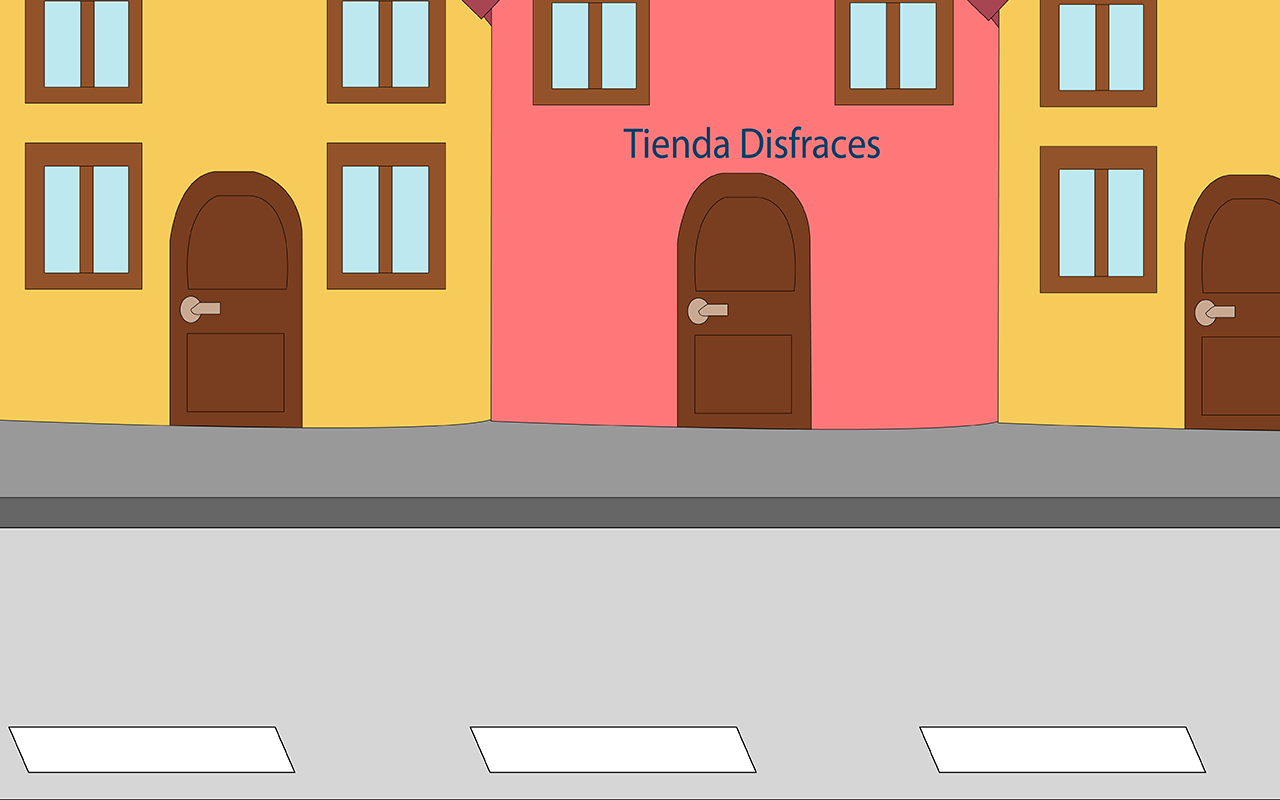
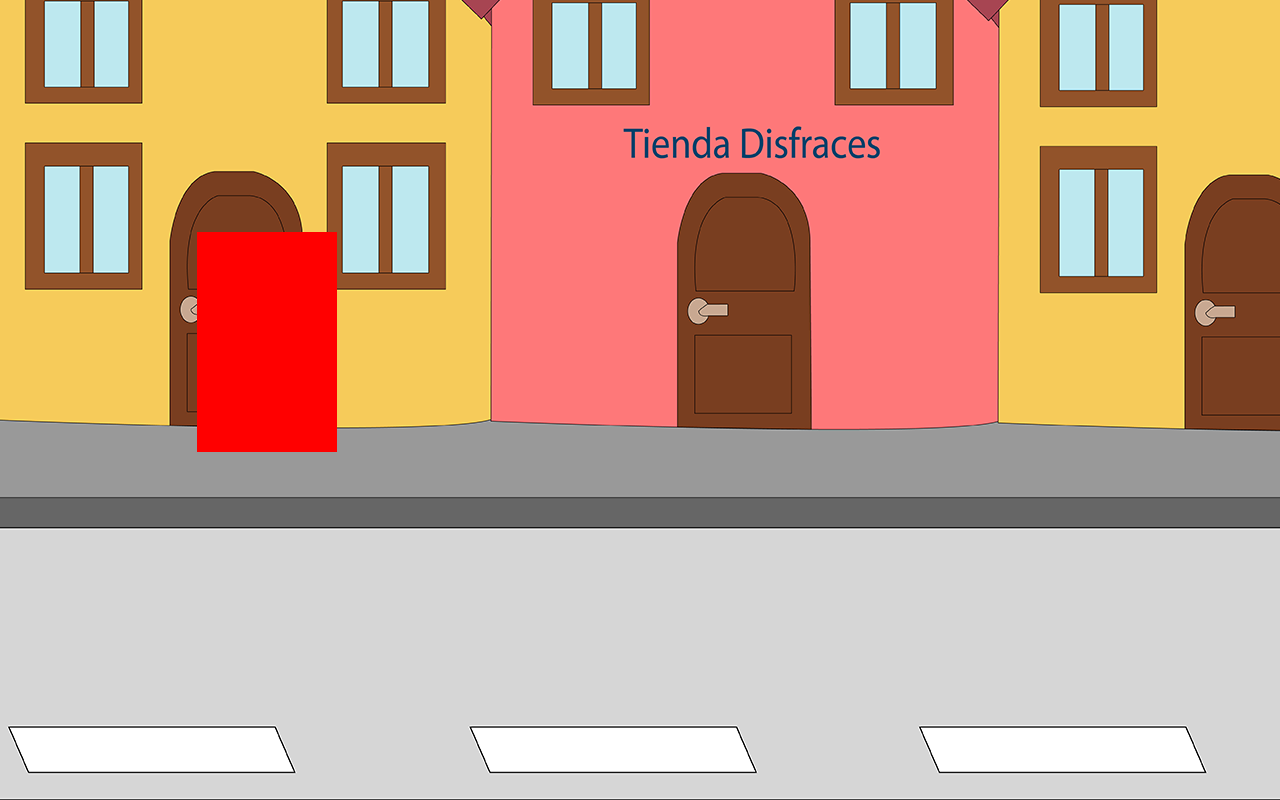
Layers edited between the first and the second 1280px x 800px image:
added layer "kwkexp" above "FondoBrasil" over [197, 232, 337, 452]
